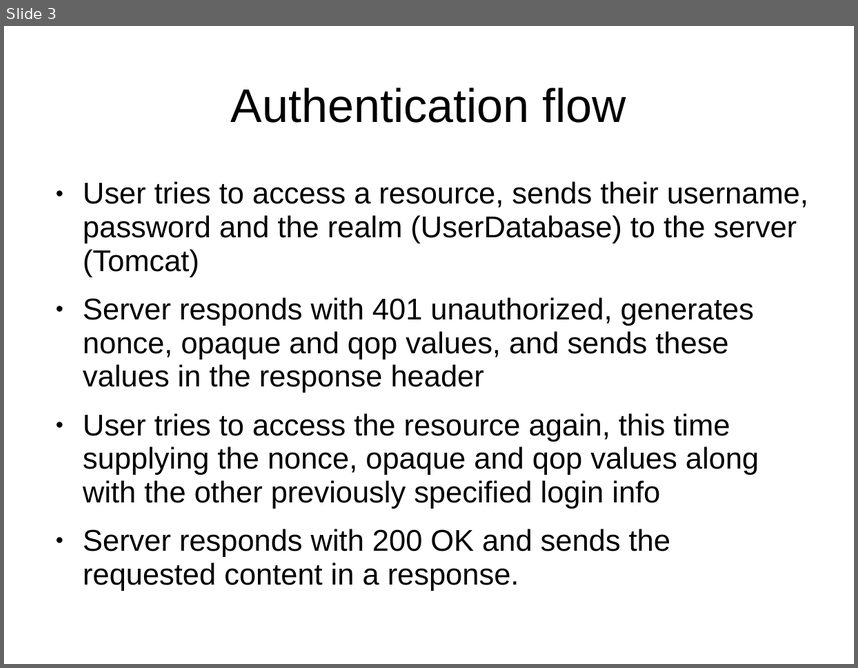
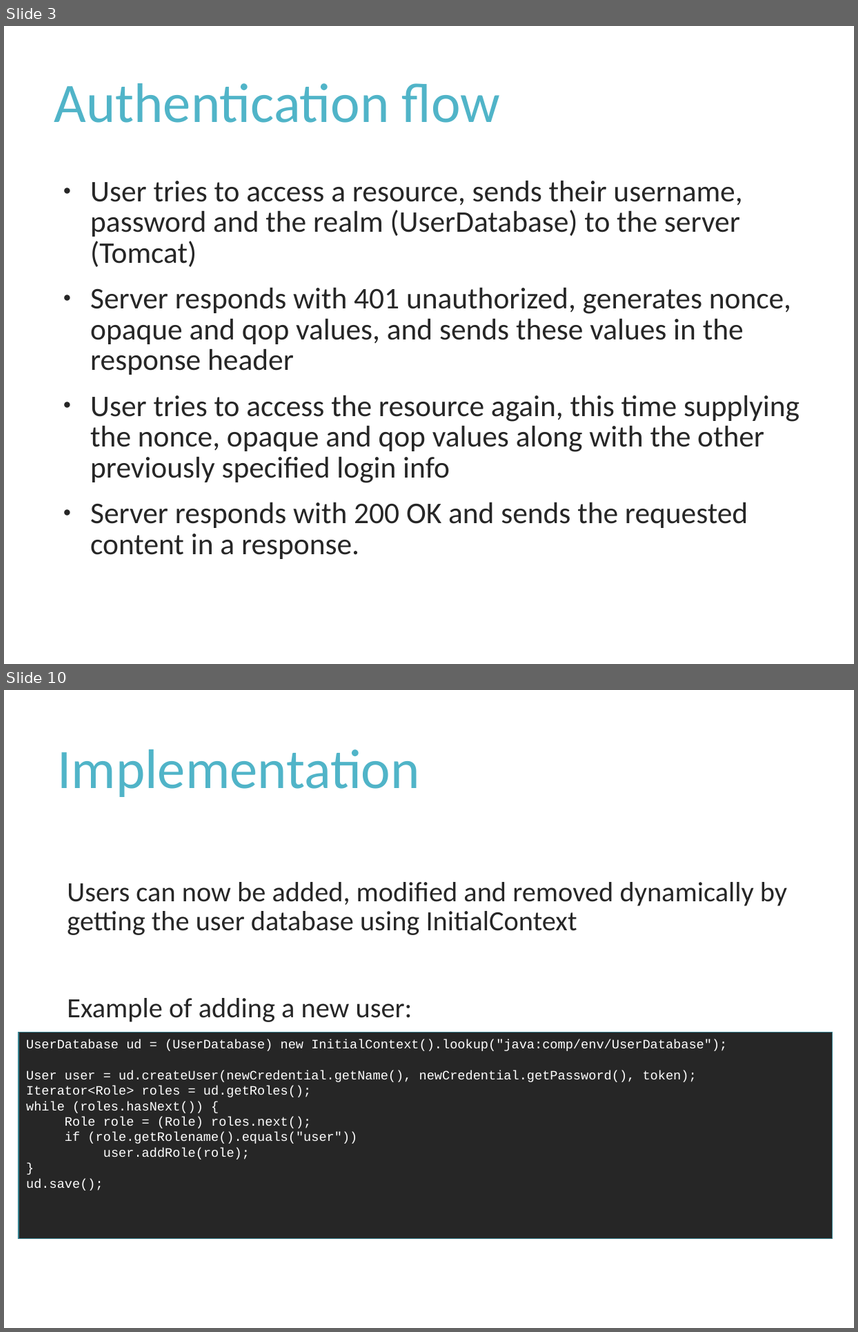
Before and after one commit to Rampastring/ties4560, a slide deck: Task-4/task4.ppt. Shown one above the other, each under a label of ours: slide 3 before the commit, slides 3 and 10 after it; the slides between them are not shown. The pictures are 858x668 and 858x1332 pixels, drawn with LibreOffice and Linux fonts; fonts in the diff are those of the drawing. Boxes give left, top, right and bottom in pixels: in the first picture for what was removed or moved away, otherwise in the second. Text is boxed around its words. In the diff, an @@ line names an element or a change of style, - is before the commit and + after.

```diff
--- a/Task-4/task4.ppt
+++ b/Task-4/task4.ppt
@@ slide 10 added at box(4, 690, 854, 1328), background #FFFFFF @@
@@ title added at box(57, 749, 419, 797), 52 pt, text #50B4C8 @@
+Implementation
@@ text added at box(67, 882, 787, 1022), 26 pt, text #262626 @@
+  Users can now be added, modified and removed dynamically by getting the user database using InitialContext
+  Example of adding a new user:
@@ rectangle added at box(18, 1032, 833, 1239), fill #262626, outline #388392 0.99 pt, 12 pt, text #FFFFFF @@
+UserDatabase ud = (UserDatabase) new InitialContext().lookup("java:comp/env/UserDatabase");
+User user = ud.createUser(newCredential.getName(), newCredential.getPassword(), token);
+Iterator<Role> roles = ud.getRoles();
+while (roles.hasNext()) {
+Role role = (Role) roles.next();
+if (role.getRolename().equals("user"))
+user.addRole(role);
+}
+ud.save();
@@ slide 3 changed as well @@
@@ title "Authentication flow" at box(54, 83, 500, 123): size 44 to 52 pt, font Arial to Calibri, text colour #000000 to #50B4C8; alignment centre to left; line spacing 0.93 to 0.9 @@
@@ text "User tries to access a ..." at box(90, 180, 800, 559): font Arial to Calibri, text colour #000000 to #262626; line spacing 0.93 to 0.85; bullet colour #000000 to #262626 @@
```
Also in this commit, not shown: 2 other slides changed, 8 other slides added.
